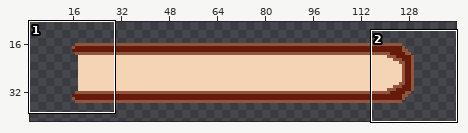
A pixel-art file gets an edit: Assets/Assets/sprites/menu/barra.ase. The picture above shows the old version from afar; the outline marks the close-up.
Close-up. First the earlier version:
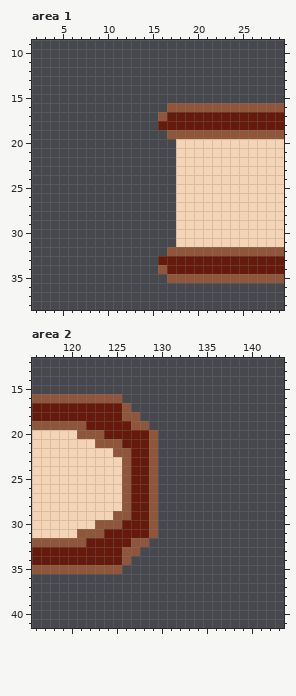
150x50 pixels, 1 frame. Shown: area 1: x 2..29, y 9..38; area 2: x 116..143, y 12..41. The wide view leaves out empty margins.
After the commit:
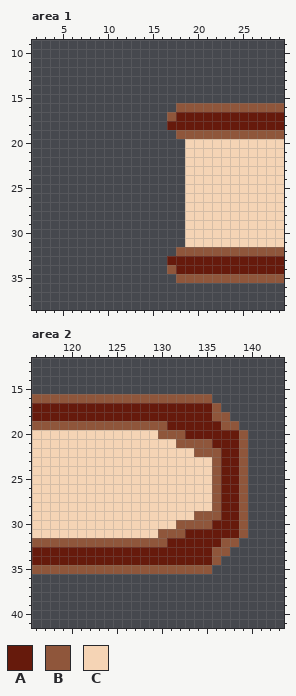
Palette (. is transparent): A #661a0c  B #8f563b  C #f5d4b5
The exact change:
--- area 1
@@ x 14..20 @@
 15 .......
-16 ...BBBB
-17 ..BAAAA
-18 ..AAAAA
-19 ...BBBB
-20 ....CCC
-21 ....CCC
-22 ....CCC
-23 ....CCC
-24 ....CCC
-25 ....CCC
-26 ....CCC
-27 ....CCC
-28 ....CCC
-29 ....CCC
-30 ....CCC
-31 ....CCC
-32 ...BBBB
-33 ..AAAAA
-34 ..BAAAA
-35 ...BBBB
+16 ....BBB
+17 ...BAAA
+18 ...AAAA
+19 ....BBB
+20 .....CC
+21 .....CC
+22 .....CC
+23 .....CC
+24 .....CC
+25 .....CC
+26 .....CC
+27 .....CC
+28 .....CC
+29 .....CC
+30 .....CC
+31 .....CC
+32 ....BBB
+33 ...AAAA
+34 ...BAAA
+35 ....BBB
 36 .......
--- area 2
@@ x 116..143 @@
 15 ............................
-16 BBBBBBBBBB..................
-17 AAAAAAAAAAB.................
-18 AAAAAAAAAABB................
-19 BBBBBBAAAAABB...............
-20 CCCCCBBBAAAAAB..............
-21 CCCCCCCBBBAAAB..............
-22 CCCCCCCCCBBAAB..............
-23 CCCCCCCCCCBAAB..............
-24 CCCCCCCCCCBAAB..............
-25 CCCCCCCCCCBAAB..............
-26 CCCCCCCCCCBAAB..............
-27 CCCCCCCCCCBAAB..............
-28 CCCCCCCCCCBAAB..............
-29 CCCCCCCCCBBAAB..............
-30 CCCCCCCBBBAAAB..............
-31 CCCCCBBBAAAAAB..............
-32 BBBBBBAAAAABB...............
-33 AAAAAAAAAABB................
-34 AAAAAAAAAAB.................
-35 BBBBBBBBBB..................
+16 BBBBBBBBBBBBBBBBBBBB........
+17 AAAAAAAAAAAAAAAAAAAAB.......
+18 AAAAAAAAAAAAAAAAAAAABB......
+19 BBBBBBBBBBBBBBBAAAAAABB.....
+20 CCCCCCCCCCCCCCBBBAAAAAAB....
+21 CCCCCCCCCCCCCCCCBBBBAAAB....
+22 CCCCCCCCCCCCCCCCCCBBBAAB....
+23 CCCCCCCCCCCCCCCCCCCCBAAB....
+24 CCCCCCCCCCCCCCCCCCCCBAAB....
+25 CCCCCCCCCCCCCCCCCCCCBAAB....
+26 CCCCCCCCCCCCCCCCCCCCBAAB....
+27 CCCCCCCCCCCCCCCCCCCCBAAB....
+28 CCCCCCCCCCCCCCCCCCCCBAAB....
+29 CCCCCCCCCCCCCCCCCCBBBAAB....
+30 CCCCCCCCCCCCCCCCBBBBAAAB....
+31 CCCCCCCCCCCCCCBBBAAAAAAB....
+32 BBBBBBBBBBBBBBBAAAAAABB.....
+33 AAAAAAAAAAAAAAAAAAAABB......
+34 AAAAAAAAAAAAAAAAAAAAB.......
+35 BBBBBBBBBBBBBBBBBBBB........
 36 ............................
